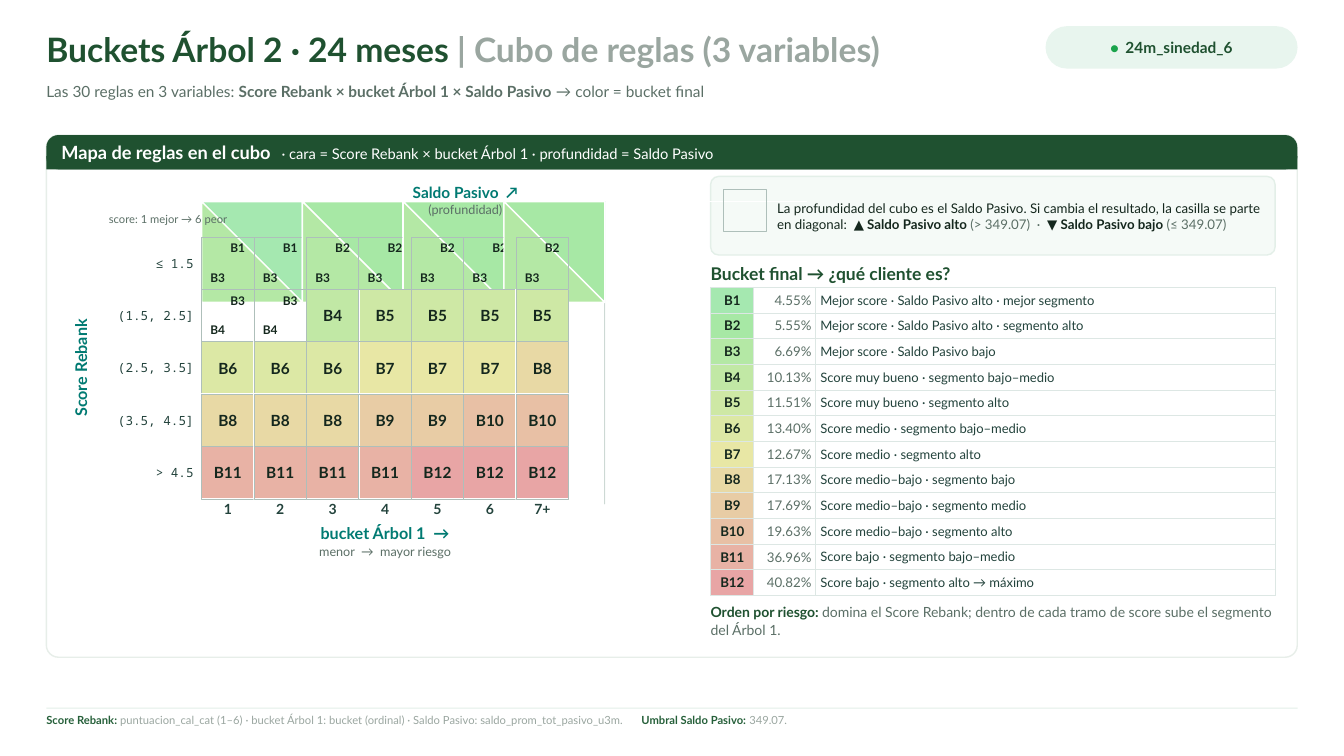
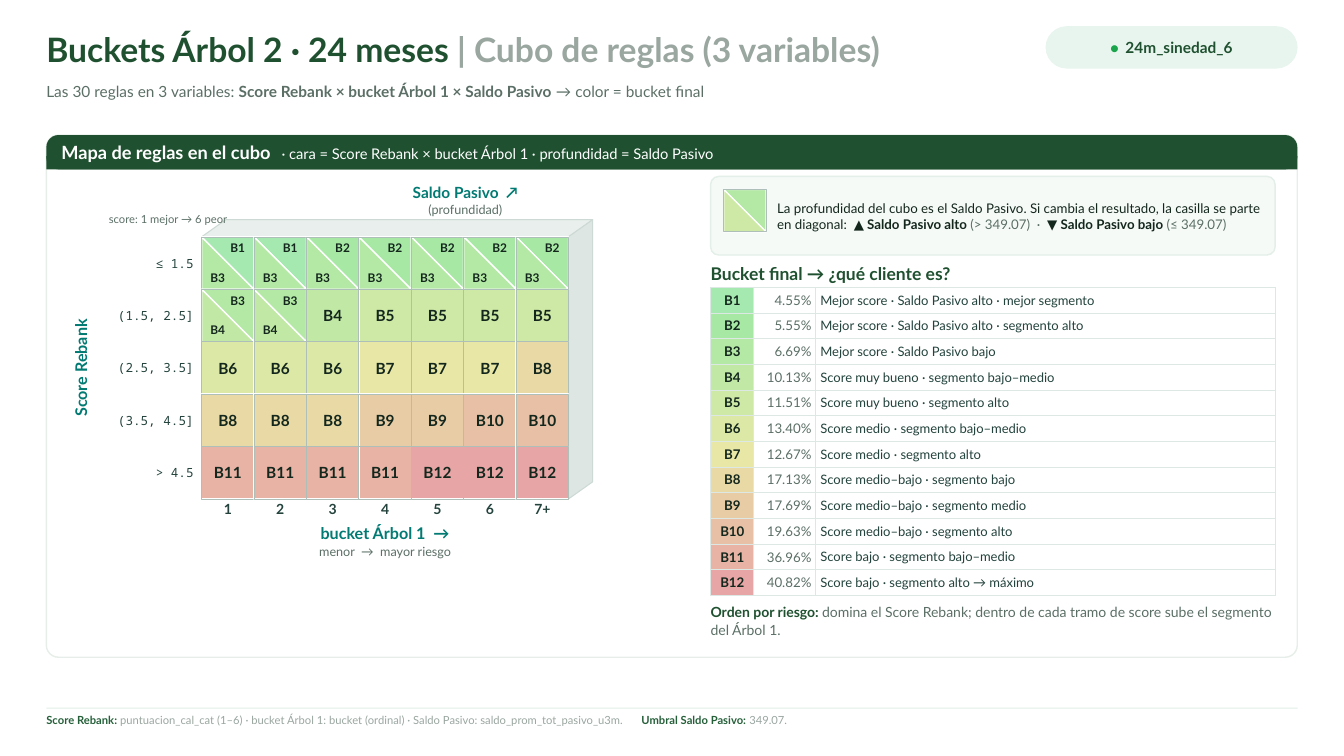
Before and after one commit to KARL961709/Controling, a slide deck: slide 3 of presentacion_buckets_arbol2_cubo.pptx. Drawn at 1344x756 pixels with LibreOffice and Linux fonts; fonts in the diff are those of the drawing. Boxes give left, top, right and bottom in pixels: in the first picture for what was removed or moved away, otherwise in the second. Text is boxed around its words. In the diff, an @@ line names an element or a change of style, - is before the commit and + after.

```diff
--- a/presentacion_buckets_arbol2_cubo.pptx
+++ b/presentacion_buckets_arbol2_cubo.pptx
@@ freeform shape: place and size @@
-freeform shape at [706,202,807,202]
+freeform shape at [724,190,766,232]
@@ freeform shape: place and size @@
-freeform shape at [706,202,807,202]
+freeform shape at [724,190,766,232]
@@ freeform shape: place and size @@
-freeform shape at [202,202,605,202]
+freeform shape at [202,220,593,237]
@@ freeform shape: place and size @@
-freeform shape at [202,202,302,302]
+freeform shape at [202,237,254,289]
@@ freeform shape: place and size @@
-freeform shape at [202,202,302,302]
+freeform shape at [202,237,254,289]
@@ freeform shape: place and size @@
-freeform shape at [302,202,302,302]
+freeform shape at [254,237,307,289]
@@ freeform shape: place and size @@
-freeform shape at [302,202,302,302]
+freeform shape at [254,237,307,289]
@@ freeform shape: place and size @@
-freeform shape at [302,202,403,302]
+freeform shape at [307,237,359,289]
@@ freeform shape: place and size @@
-freeform shape at [302,202,403,302]
+freeform shape at [307,237,359,289]
@@ freeform shape: place and size @@
-freeform shape at [403,202,403,302]
+freeform shape at [359,237,411,289]
@@ freeform shape: place and size @@
-freeform shape at [403,202,403,302]
+freeform shape at [359,237,411,289]
@@ freeform shape: place and size @@
-freeform shape at [403,202,504,302]
+freeform shape at [411,237,464,289]
@@ freeform shape: place and size @@
-freeform shape at [403,202,504,302]
+freeform shape at [411,237,464,289]
@@ freeform shape: place and size @@
-freeform shape at [504,202,504,302]
+freeform shape at [464,237,516,289]
@@ freeform shape: place and size @@
-freeform shape at [504,202,504,302]
+freeform shape at [464,237,516,289]
@@ freeform shape: place and size @@
-freeform shape at [504,202,605,302]
+freeform shape at [516,237,569,289]
@@ freeform shape: place and size @@
-freeform shape at [504,202,605,302]
+freeform shape at [516,237,569,289]
@@ freeform shape: place and size @@
-freeform shape at [605,202,605,504]
+freeform shape at [569,220,593,499]
@@ freeform shape: place and size @@
-freeform shape at [202,302,302,302]
+freeform shape at [202,289,254,342]
@@ freeform shape: place and size @@
-freeform shape at [202,302,302,302]
+freeform shape at [202,289,254,342]
@@ freeform shape: place and size @@
-freeform shape at [302,302,302,302]
+freeform shape at [254,289,307,342]
@@ freeform shape: place and size @@
-freeform shape at [302,302,302,302]
+freeform shape at [254,289,307,342]
```
Also in this commit, not shown: 1 other slide changed, 1 other file.
